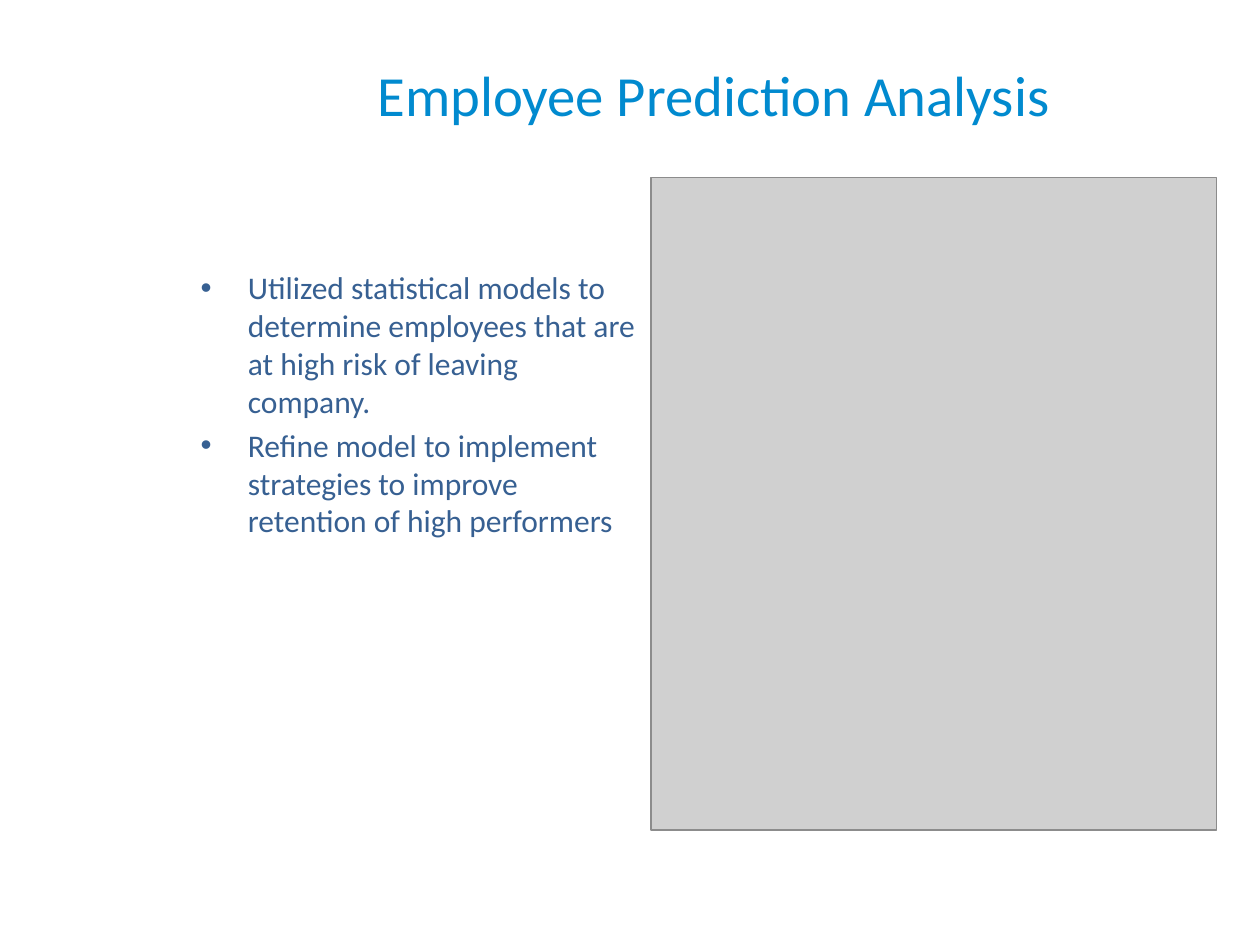
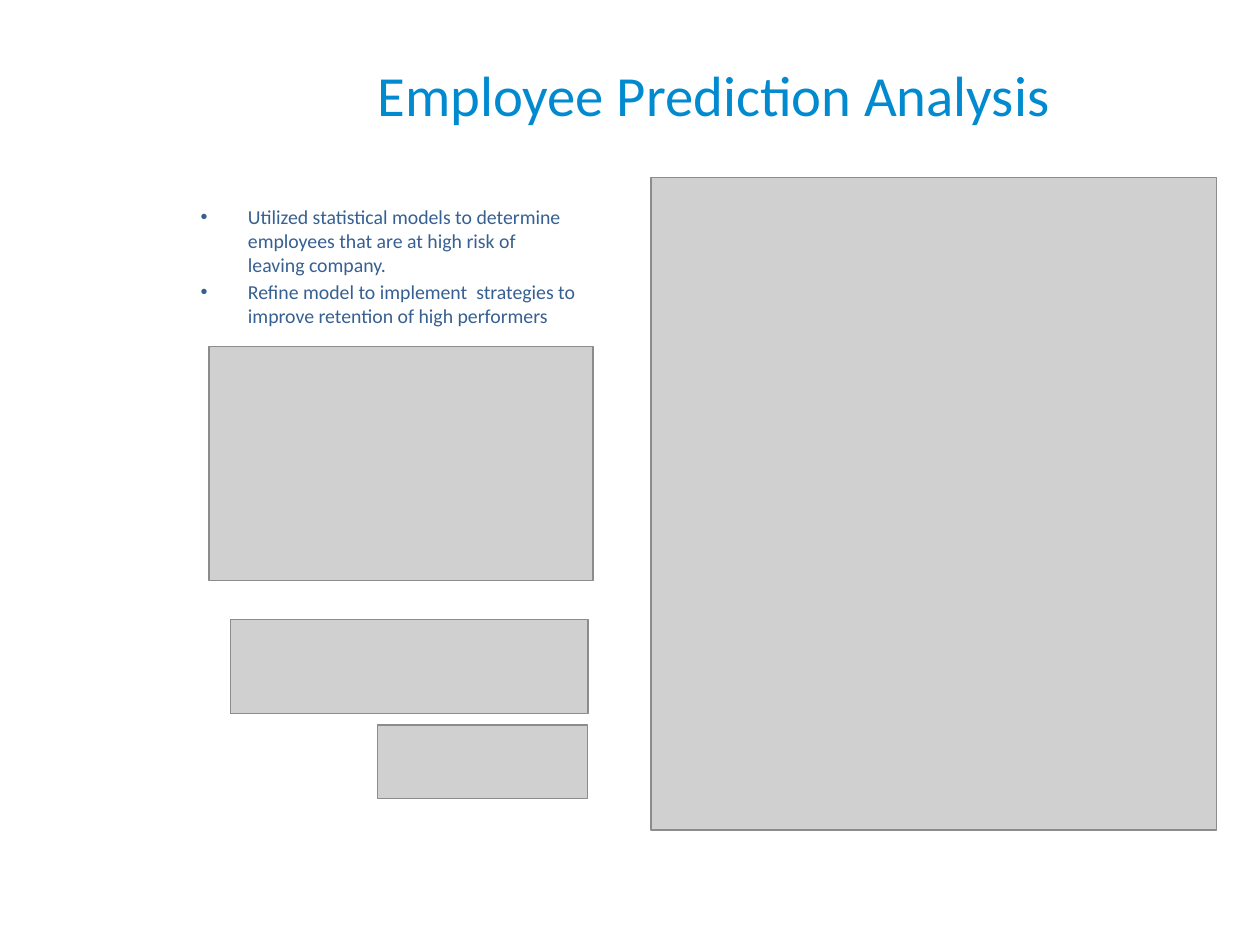
Before and after one commit to anguyen-07/DDS6306_CaseStudy02, a slide deck: slide 19 of Presentation/DDSAnalytics_CaseStudy2_Updated.pptx. Drawn at 1260x945 pixels with LibreOffice and Linux fonts; fonts in the diff are those of the drawing; grey boxes stand for pictures; background and template pictures are left out. Boxes give left, top, right and bottom in pixels: in the first picture for what was removed or moved away, otherwise in the second. Text is boxed around its words. In the diff, an @@ line names an element or a change of style, - is before the commit and + after.

```diff
--- a/Presentation/DDSAnalytics_CaseStudy2_Updated.pptx
+++ b/Presentation/DDSAnalytics_CaseStudy2_Updated.pptx
@@ text "Utilized statistical models to determine ...": place and size @@
-text "Utilized statistical models to determine ..." at (248, 277, 634, 538)
+text "Utilized statistical models to determine ..." at (248, 210, 575, 327)
@@ text "Utilized statistical models to determine ..." at (248, 210, 575, 327): size 18 to 11.2 pt; less space between paragraphs @@
@@ picture added at (209, 346, 593, 581) @@
@@ picture added at (231, 620, 588, 714) @@
@@ picture added at (378, 724, 588, 798) @@
```
Also in this commit, not shown: 1 other file.
